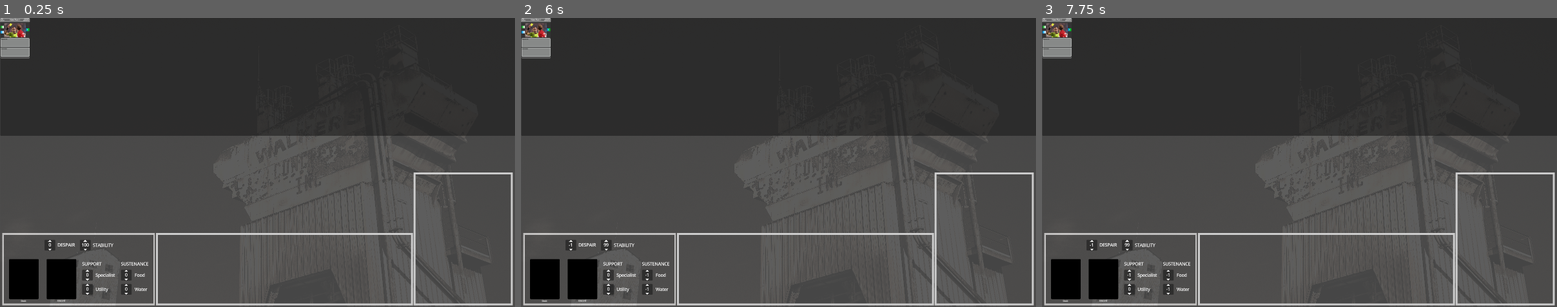
Above: before the commit, frames 1-3 (left to right).
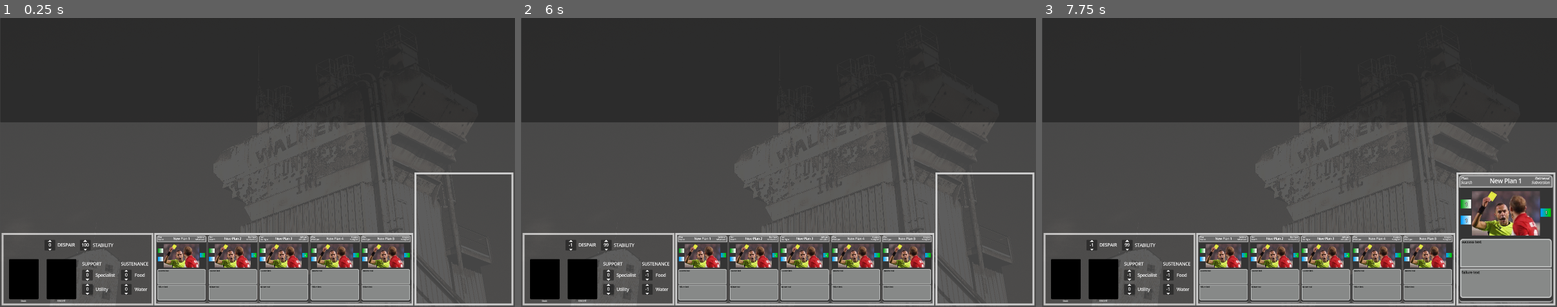
Above: after the commit, the same moments.

Repository: coreyames/enclaves-cg
Game: Godot game, scene res://Board.tscn
The game is run twice, just before and just after one commit, with the same random seed, the same clock (stepped at 60 frames per second) and the same inputs.
Inputs (mouse positions are in pixels of both pictures, inside the frame that each line leads up to):
- Up to frame 1 (0.25 s): no input
- Up to frame 2 (6 s): tap Enter at 0.5, 2, 3.5 s; drag from (567, 240) to (644, 269) at 0.52 s; tap Space at 1.25, 2.75, 4.25 s; drag from (567, 249) to (644, 278) at 1.27 s; move the mouse to (603, 240) at 2.02 s; press the mouse at (603, 240) at 2.03 s; release the mouse at (603, 240) at 2.75 s; drag from (603, 249) to (624, 119) at 2.77 s; drag from (644, 269) to (567, 240) at 3.52 s; drag from (644, 278) to (701, 90) at 4.27 s; move the mouse to (644, 283) at 5.02 s; press the mouse at (644, 283) at 5.03 s; release the mouse at (644, 283) at 5.75 s; drag from (644, 292) to (675, 176) at 5.77 s
- Up to frame 3 (7.75 s): drag from (1129, 269) to (1351, 98) at 6.52 s; drag from (1129, 278) to (1273, 220) at 7.27 s

The runs differ from the first frame. In frame 1, 16% of the frame differs, in the area x 0-100%, y 0-100%; in frame 2, 16%; in frame 3, 22%.

Commit message:
detail view impl

Diff:
--- a/Board.tscn
+++ b/Board.tscn
@@ -51,9 +51,9 @@
 [node name="DeckResourceZone" type="Panel" parent="." unique_id=1596018730]
 z_index = -1
 layout_mode = 0
-offset_left = 7.0
+offset_left = 5.0
 offset_top = 804.0
-offset_right = 577.0
+offset_right = 571.0
 offset_bottom = 1074.0
 mouse_filter = 2
 theme_override_styles/panel = SubResource("StyleBoxFlat_hq5ls")
@@ -200,37 +200,38 @@
 
 [node name="HandZone" type="Panel" parent="." unique_id=951992616]
 layout_mode = 0
-offset_left = 580.0
+offset_left = 574.0
 offset_top = 804.0
-offset_right = 1538.0
+offset_right = 1540.0
 offset_bottom = 1074.0
+mouse_filter = 1
 theme_override_styles/panel = SubResource("StyleBoxFlat_k0g80")
 
 [node name="Slot1" parent="HandZone" unique_id=627051699 instance=ExtResource("3_hq5ls")]
-position = Vector2(10, 10)
+position = Vector2(10, 9)
 scale = Vector2(1.67, 1.67)
 
 [node name="Slot2" parent="HandZone" unique_id=1259329329 instance=ExtResource("3_hq5ls")]
-position = Vector2(197.99998, 10)
+position = Vector2(200.99998, 9)
 scale = Vector2(1.67, 1.67)
 
 [node name="Slot3" parent="HandZone" unique_id=1501248551 instance=ExtResource("3_hq5ls")]
-position = Vector2(385.99997, 10)
+position = Vector2(391.00003, 9)
 scale = Vector2(1.67, 1.67)
 
 [node name="Slot4" parent="HandZone" unique_id=798267329 instance=ExtResource("3_hq5ls")]
-position = Vector2(575, 9)
+position = Vector2(582, 9)
 scale = Vector2(1.67, 1.67)
 
 [node name="Slot5" parent="HandZone" unique_id=1079276561 instance=ExtResource("3_hq5ls")]
-position = Vector2(764, 9)
+position = Vector2(772, 9)
 scale = Vector2(1.67, 1.67)
 
 [node name="DetailView" type="Panel" parent="." unique_id=175000195]
 layout_mode = 0
-offset_left = 1541.0
+offset_left = 1544.0
 offset_top = 577.0
-offset_right = 1910.0
+offset_right = 1913.0
 offset_bottom = 1074.0
 mouse_filter = 2
 theme_override_styles/panel = SubResource("StyleBoxFlat_grdf5")
@@ -242,5 +243,5 @@
 [node name="OpponentRegion" type="Panel" parent="." unique_id=1659057248]
 layout_mode = 0
 offset_right = 1920.0
-offset_bottom = 440.0
-mouse_filter = 2
+offset_bottom = 390.0
+mouse_filter = 2
--- a/PlanCard.tscn
+++ b/PlanCard.tscn
@@ -73,7 +73,7 @@
 corner_radius_bottom_right = 3
 corner_radius_bottom_left = 3
 
-[node name="Card" type="PanelContainer" unique_id=1958935780]
+[node name="PlanCard" type="PanelContainer" unique_id=1958935780]
 offset_right = 110.0
 offset_bottom = 150.0
 mouse_filter = 1
@@ -110,8 +110,9 @@
 layout_mode = 0
 offset_left = 1.0
 offset_top = 1.0
-offset_right = 11.0
-offset_bottom = 9.0
+offset_right = 12.0
+offset_bottom = 10.0
+theme_override_constants/outline_size = 2
 theme_override_font_sizes/font_size = 5
 text = "3"
 horizontal_alignment = 1
@@ -129,8 +130,9 @@
 layout_mode = 0
 offset_left = 1.0
 offset_top = 1.0
-offset_right = 11.0
-offset_bottom = 9.0
+offset_right = 12.0
+offset_bottom = 10.0
+theme_override_constants/outline_size = 2
 theme_override_font_sizes/font_size = 5
 text = "3"
 horizontal_alignment = 1
@@ -148,8 +150,9 @@
 layout_mode = 0
 offset_left = 1.0
 offset_top = 1.0
-offset_right = 11.0
-offset_bottom = 9.0
+offset_right = 12.0
+offset_bottom = 10.0
+theme_override_constants/outline_size = 2
 theme_override_font_sizes/font_size = 5
 text = "3"
 horizontal_alignment = 1
--- /dev/null
+++ b/SignalBus.gd
@@ -0,0 +1,6 @@
+extends Node
+
+signal card_hovered(card: Card)
+
+func emit_card_hovered(card: Card) -> void:
+	card_hovered.emit(card)
--- a/board.gd
+++ b/board.gd
@@ -1,11 +1,12 @@
 extends Control
 
-var cardset: Array[Card]  = []
-var decklist: Array[Card] = []
-var deck: Array[Card]     = []
-var discard: Array[Card]  = []
-var hand: Array[Card]     = []
-var detail: Card
+var cardset: Array[Card]      = []
+var decklist: Array[Card]     = []
+var deck: Array[Card]         = []
+var discard: Array[Card]      = []
+var hand: Array[Card]         = []
+var hand_slots: Array[Card2D] = []
+var current_detail: Card
 const card_2d_scene: PackedScene   = preload("res://Card2D.tscn")
 const base_card_scene: PackedScene = preload("res://Card.tscn")
 const plan_card_scene: PackedScene = preload("res://PlanCard.tscn")
@@ -27,10 +28,6 @@
 		return
 	deck = decklist.duplicate()
 
-	var card_holder: Card2D = card_2d_scene.instantiate()
-	card_holder.add_card(decklist[0])
-	add_child(card_holder)
-
 	# deck hidden and also discard when empty
 	$Deck/Card.flip()
 	$Discard/Card.flip()
@@ -48,7 +45,21 @@
 	$UtilityValue.value_changed.connect(_on_update_utility_value)
 	$DespairValue.value_changed.connect(_on_update_despair_value)
 	$StabilityValue.value_changed.connect(_on_update_stability_value)
+
+	hand_slots = [
+		$HandZone/Slot1,
+		$HandZone/Slot2,
+		$HandZone/Slot3,
+		$HandZone/Slot4,
+		$HandZone/Slot5,
+	]
+
+	for i: int in range(hand_slots.size()):
+		draw_card_to_hand()
+
+	SignalBus.card_hovered.connect(_on_card_hovered)
 	return
+
 
 func load_cards(path: String) -> Array[Card]:
 	var file_text: String = FileAccess.get_file_as_string(path)
@@ -78,7 +89,9 @@
 	for id: int in parsed_plan_ids:
 		var card: Card = from_cardset_by_id(id)
 		if card:
-			_decklist.append(card)
+			var dupe_card: Card = card.duplicate()
+			dupe_card.load_card()
+			_decklist.append(dupe_card)
 		else:
 			print("unable to find card by id %d" % [id])
 	return _decklist
@@ -91,6 +104,25 @@
 		return null
 	return cardset[idx]
 
+func draw_card_to_hand() -> bool:
+	if deck.size() < 1:
+		print("deck empty! can't draw")
+		return false
+	elif hand.size() >= 5:
+		print("hand full! can't draw")
+		return false
+	hand.append(deck.pop_front())
+	update_hand_zone()
+	return true
+
+func update_hand_zone() -> void:
+	for slot: Card2D in hand_slots:
+		slot.remove_card()
+	var idx: int = 0
+	for card: Card in hand:
+		hand_slots[idx].add_card(card)
+		idx += 1
+	return
 
 func _on_update_water_value(_old: int, value: int) -> void:
 	values.water = value
@@ -116,6 +148,14 @@
 	values.stability = value
 	return
 
+func _on_card_hovered(card: Card) -> void:
+	var dupe_card: Card = card.duplicate()
+	dupe_card.load_card()
+	if $DetailView/Detail.card:
+		$DetailView/Detail.remove_card()
+	$DetailView/Detail.add_card(dupe_card)
+	return
+
 func _input(event: InputEvent) -> void:
 	if event.is_action_pressed("menu"):
 		get_tree().quit()
--- a/card.gd
+++ b/card.gd
@@ -1,5 +1,6 @@
 class_name Card extends PanelContainer
 
+@export
 var card_json: Dictionary
 var title: String
 var id: int
--- a/card2D.gd
+++ b/card2D.gd
@@ -12,10 +12,16 @@
 	if card: add_child(card)
 	return
 
+func remove_card() -> void:
+	if card: remove_child(card)
+	card = null
+	return
+
 func _mouse_enter() -> void:
 	if card:
 		card.mouse_default_cursor_shape = Control.CURSOR_POINTING_HAND
 		can_grab = true
+		SignalBus.card_hovered.emit(card)
 	return
 
 func _mouse_exit() -> void:
--- a/decklist.json
+++ b/decklist.json
@@ -1,7 +1,7 @@
 {
     "Name" : "test decklist",
     "Plans": [
-        0,0,0,0,0,0,0,0,0,0
+        0,1,2,3,4,5,6,7,8,9
     ],
     "Specialists":   [],
     "Utilities":     [],
--- a/project.godot
+++ b/project.godot
@@ -13,6 +13,10 @@
 config/name="enclave-cg"
 run/main_scene="uid://filg5446ko2t"
 config/features=PackedStringArray("4.6", "Forward Plus")
+
+[autoload]
+
+SignalBus="*uid://d2ai2oohi5qd3"
 
 [debug]
 
Not shown, added: SignalBus.gd.uid
